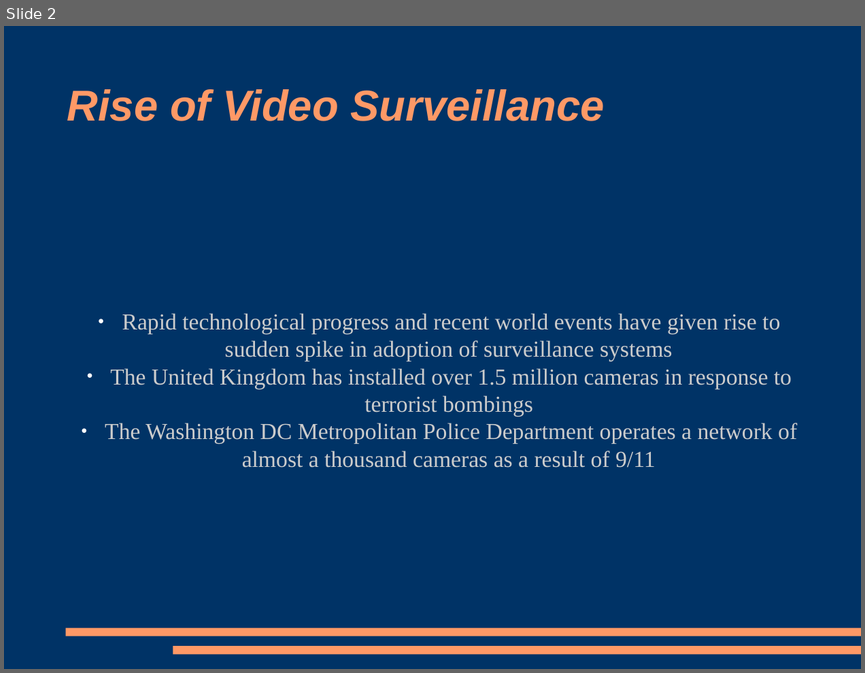
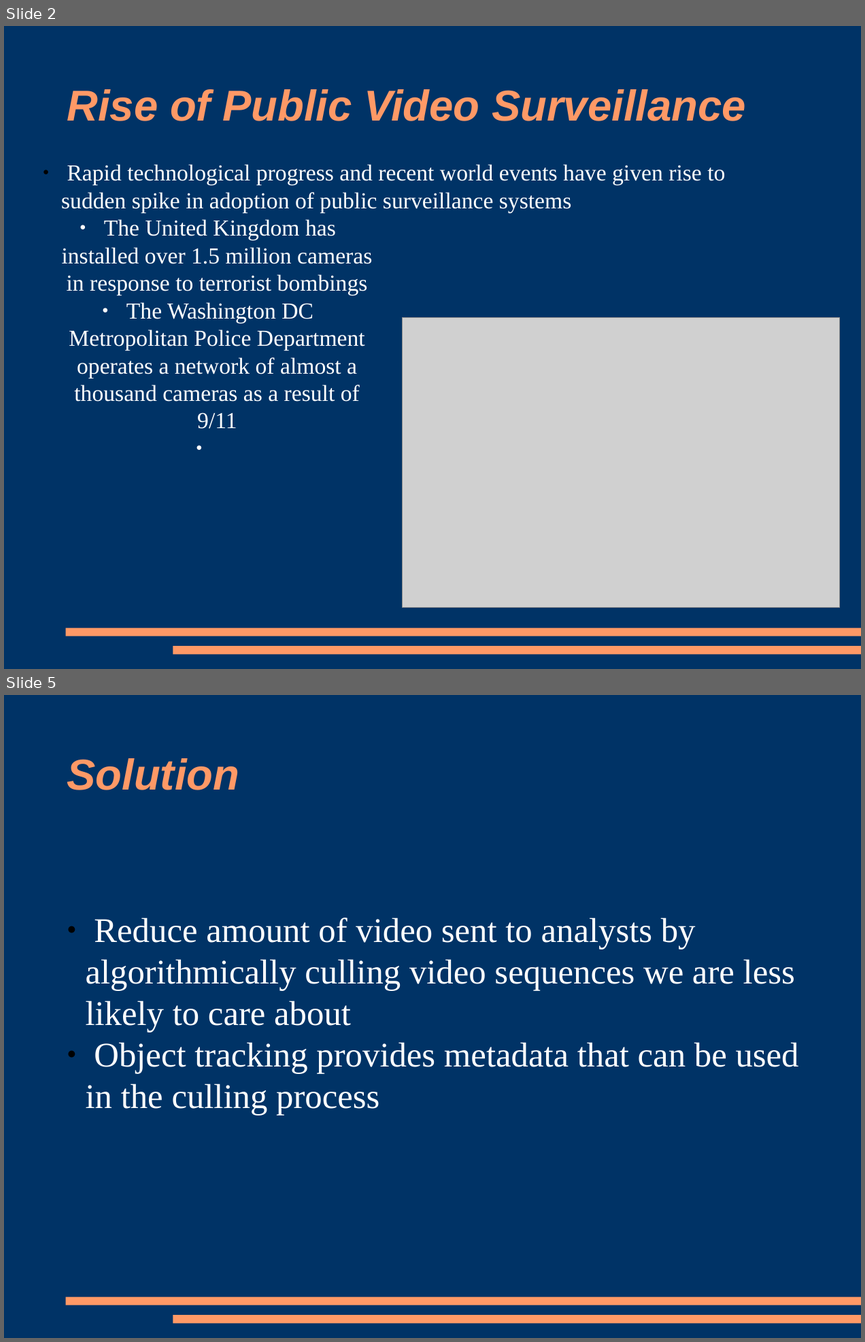
Before and after one commit to kisohag13/cshirk, a slide deck: image_processing/trunk/final_project/presentation.odp. Shown one above the other, each under a label of ours: slide 2 before the commit, slides 2 and 5 after it; the slides between them are not shown. The pictures are 865x673 and 865x1342 pixels, drawn with LibreOffice and Linux fonts; fonts in the diff are those of the drawing; grey boxes stand for pictures. Boxes give left, top, right and bottom in pixels: in the first picture for what was removed or moved away, otherwise in the second. Text is boxed around its words. In the diff, an @@ line names an element or a change of style, - is before the commit and + after.

```diff
--- a/image_processing/trunk/final_project/presentation.odp
+++ b/image_processing/trunk/final_project/presentation.odp
@@ slide 5 added at bbox=[4, 695, 861, 1338], background #003366; not listed: 2 template elements that a slide beside it also shows @@
@@ title added at bbox=[67, 758, 239, 790], 40 pt, text #FF9966, bold, italic @@
+Solution
@@ subtitle added at bbox=[86, 917, 799, 1115], 32 pt, text #FFFFFF @@
+● Reduce amount of video sent to analysts by algorithmically culling video sequences we are less likely to care about
+● Object tracking provides metadata that can be used in the culling process
@@ slide 2 changed as well @@
@@ title at bbox=[67, 89, 746, 121]: text changed @@
-Rise of Video Surveillance
+Rise of Public Video Surveillance
@@ subtitle added at bbox=[61, 164, 725, 212], 21.2 pt, text #FFFFFF @@
+● Rapid technological progress and recent world events have given rise to sudden spike in adoption of public surveillance systems
@@ text "The United Kingdom has installed ...": place and size @@
-text "The United Kingdom has installed ..." at bbox=[105, 313, 797, 467]
+text "The United Kingdom has installed ..." at bbox=[62, 219, 372, 429]
@@ text "The United Kingdom has installed ..." at bbox=[62, 219, 372, 429]: text colour #CCCCCC to #FFFFFF @@
@@ text at bbox=[122, 313, 780, 361]: paragraph removed @@
-● Rapid technological progress and recent world events have given rise to sudden spike in adoption of surveillance systems
@@ picture added at bbox=[402, 318, 840, 607] @@
```
Also in this commit, not shown: 2 other slides changed, 3 other slides added.
